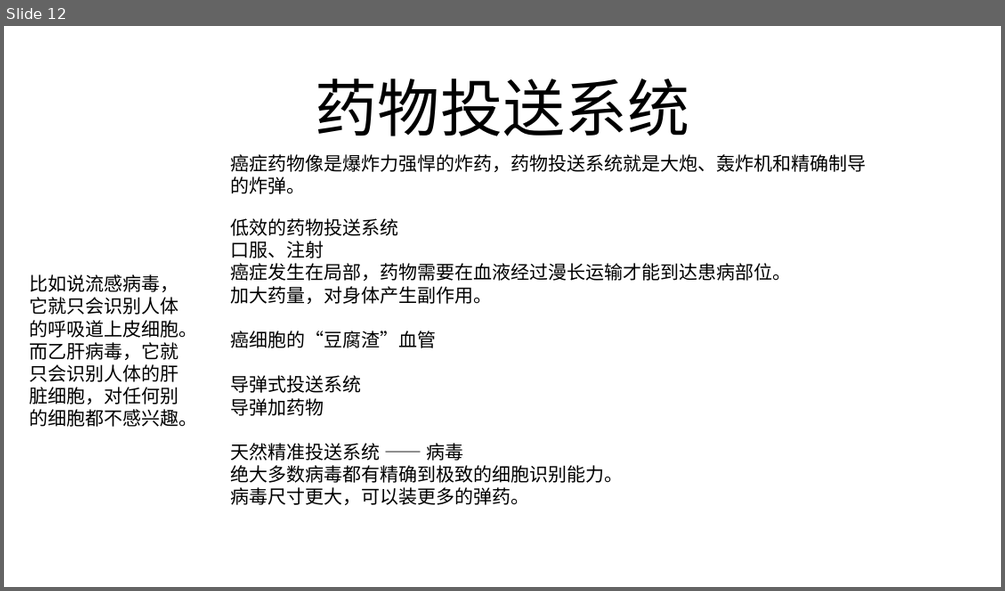
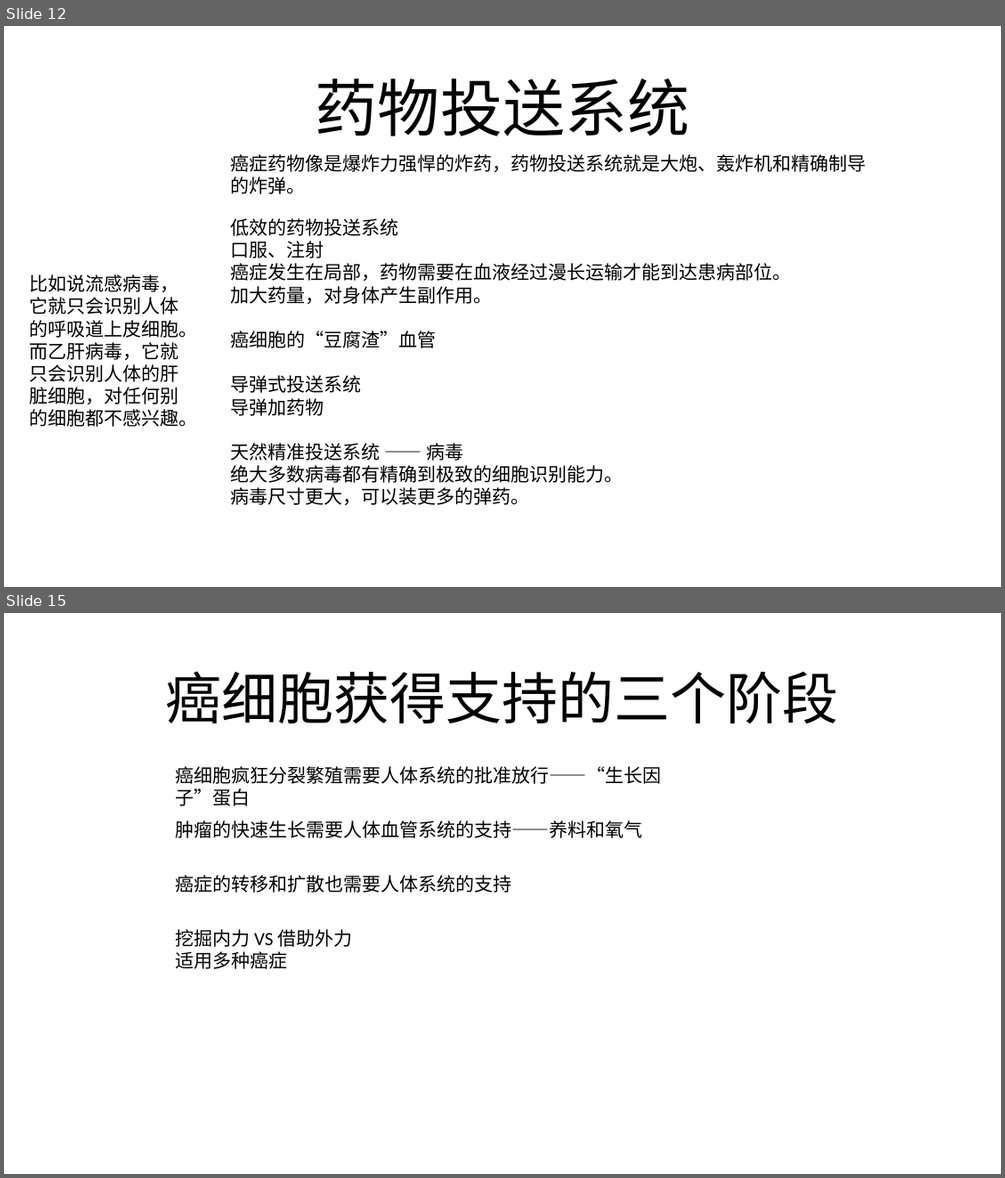
Before and after one commit to FredJiangFei/freetalk, a slide deck: 癌症/New Microsoft PowerPoint Presentation.pptx. Shown one above the other, each under a label of ours: slide 12 before the commit, slides 12 and 15 after it; the slides between them are not shown. The pictures are 1005x591 and 1005x1178 pixels, drawn with LibreOffice and Linux fonts; fonts in the diff are those of the drawing. Boxes give left, top, right and bottom in pixels: in the first picture for what was removed or moved away, otherwise in the second. Text is boxed around its words. In the diff, an @@ line names an element or a change of style, - is before the commit and + after.

```diff
--- a/癌症/New Microsoft PowerPoint Presentation.pptx
+++ b/癌症/New Microsoft PowerPoint Presentation.pptx
@@ slide 15 added at (x1=4, y1=613, x2=1001, y2=1174), background #FFFFFF @@
@@ title added at (x1=166, y1=671, x2=839, y2=723), 54 pt, text #000000 @@
+癌细胞获得支持的三个阶段
@@ text added at (x1=175, y1=766, x2=661, y2=806), 18 pt, text #000000 @@
+癌细胞疯狂分裂繁殖需要人体系统的批准放行——“生长因子”蛋白
@@ text added at (x1=175, y1=820, x2=642, y2=838), 18 pt, text #000000 @@
+肿瘤的快速生长需要人体血管系统的支持——养料和氧气
@@ text added at (x1=175, y1=875, x2=511, y2=892), 18 pt, text #000000 @@
+癌症的转移和扩散也需要人体系统的支持
@@ text added at (x1=175, y1=929, x2=352, y2=969), 18 pt, text #000000 @@
+挖掘内力 VS 借助外力
+适用多种癌症
```
Also in this commit, not shown: 1 slide changed, 4 other slides added, 1 other file.
